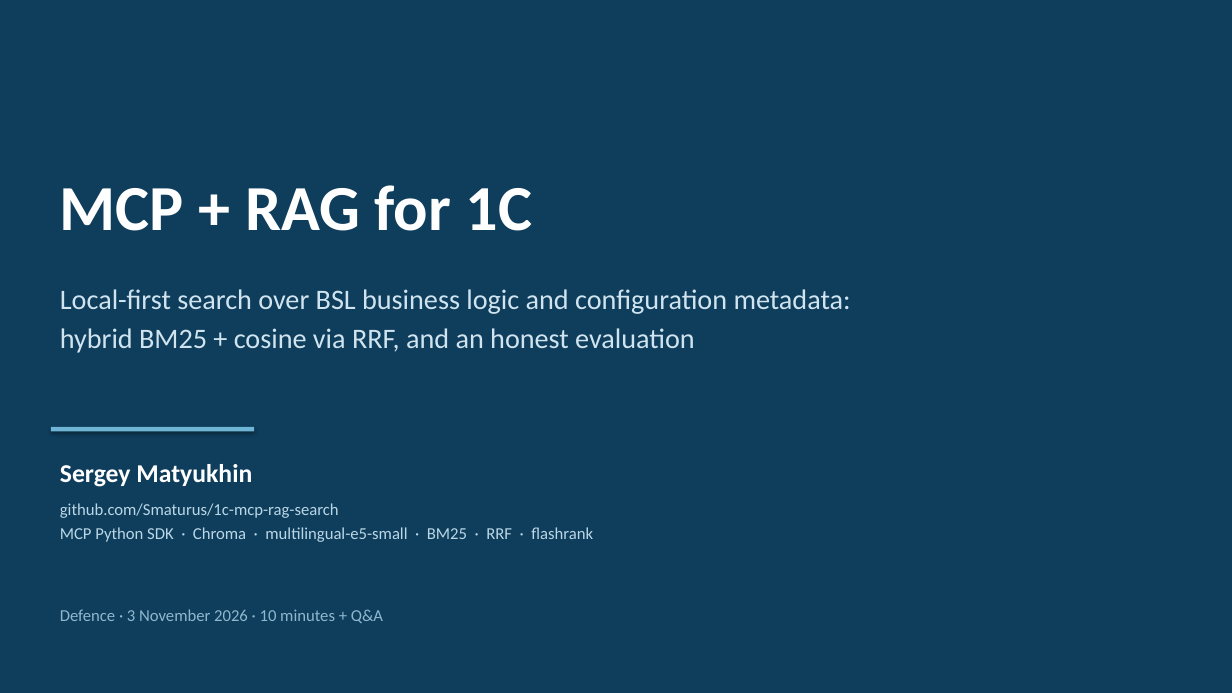
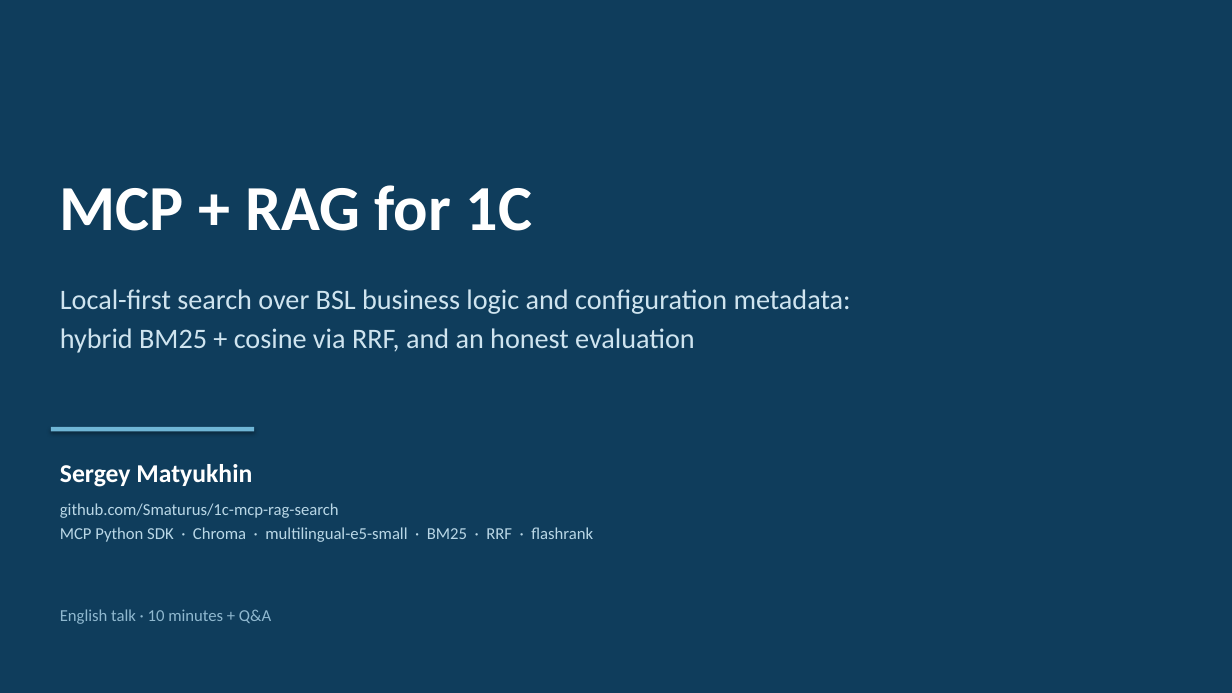
Before and after one commit to Smaturus/1c-mcp-rag-search, a slide deck: slide 1 of docs/presentation/en/1c-mcp-rag-search-slides-en.pptx. Drawn at 1232x693 pixels with LibreOffice and Linux fonts; fonts in the diff are those of the drawing. Boxes give left, top, right and bottom in pixels: in the first picture for what was removed or moved away, otherwise in the second. Text is boxed around its words. In the diff, an @@ line names an element or a change of style, - is before the commit and + after.

Commit message:
docs: neutral public wording; align deck tool count

```diff
--- a/docs/presentation/en/1c-mcp-rag-search-slides-en.pptx
+++ b/docs/presentation/en/1c-mcp-rag-search-slides-en.pptx
@@ text at bbox=[60, 609, 271, 624]: text changed @@
-Defence · 3 November 2026 · 10 minutes + Q&A
+English talk · 10 minutes + Q&A
```
Also in this commit, not shown: 11 other files.
